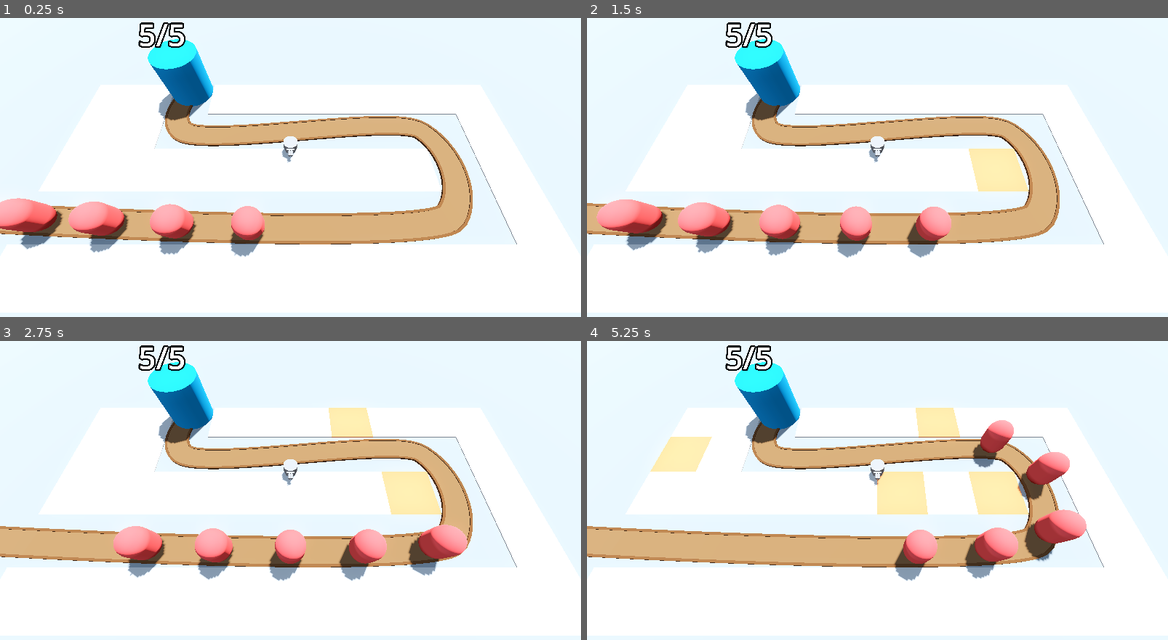
Above: before the commit, frames 1-4 (two rows, left to right).
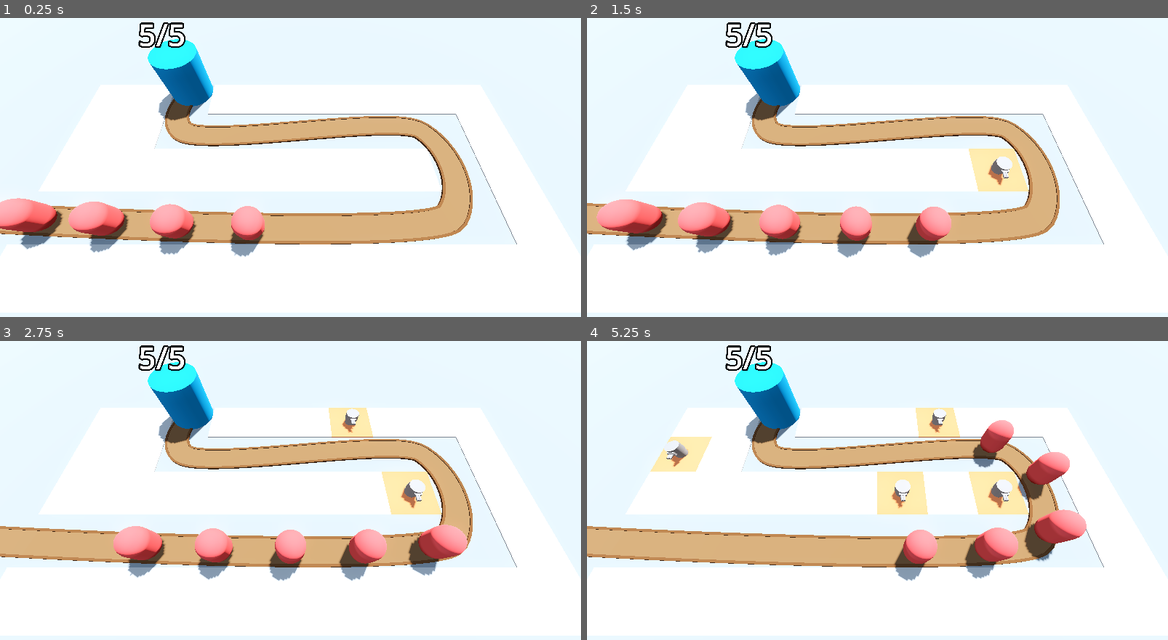
Above: after the commit, the same moments.

Repository: Assasquid/barbarian_blaster
Game: Godot game, scene res://Scenes/base_level.tscn
The game is run twice, just before and just after one commit, with the same random seed, the same clock (stepped at 60 frames per second) and the same inputs.
Inputs (mouse positions are in pixels of both pictures, inside the frame that each line leads up to):
- Up to frame 1 (0.25 s): no input
- Up to frame 2 (1.5 s): move the mouse to (1005, 161) at 0.52 s; press the mouse at (1005, 161) at 0.53 s; move the mouse to (761, 194) at 1.27 s; release the mouse at (761, 194) at 1.28 s; click (761, 194) at 1.35 s
- Up to frame 3 (2.75 s): move the mouse to (348, 427) at 2.02 s; press the mouse at (348, 427) at 2.03 s
- Up to frame 4 (5.25 s): move the mouse to (848, 565) at 2.77 s; release the mouse at (848, 565) at 2.78 s; click (848, 565) at 2.85 s; move the mouse to (1051, 550) at 3.52 s; press the mouse at (1051, 550) at 3.53 s; move the mouse to (703, 451) at 4.27 s; release the mouse at (703, 451) at 4.28 s; click (703, 451) at 4.35 s; move the mouse to (906, 499) at 5.02 s; press the mouse at (906, 499) at 5.03 s

The runs differ from the first frame. In frame 1, 0.1% of the frame differs, in the area x 48-52%, y 39-49%; in frame 2, 0.4%; in frame 3, 0.5%; in frame 4, 0.9%, in the area x 13-74%, y 22-57%.

Commit message:
Instantiate turrets in the right cells.

Diff:
--- a/Scenes/base_level.tscn
+++ b/Scenes/base_level.tscn
@@ -53,8 +53,9 @@
 size = Vector3(110, 2, 110)
 material = SubResource("StandardMaterial3D_hi3xb")
 
-[node name="RayPickerCamera" parent="." node_paths=PackedStringArray("gridmap") instance=ExtResource("1_4ckf2")]
+[node name="RayPickerCamera" parent="." node_paths=PackedStringArray("gridmap", "turret_manager") instance=ExtResource("1_4ckf2")]
 gridmap = NodePath("../GridMap")
+turret_manager = NodePath("../TurretManager")
 
 [node name="GridMap" type="GridMap" parent="."]
 mesh_library = ExtResource("1_qhsvv")
--- a/Scripts/ray_picker_camera.gd
+++ b/Scripts/ray_picker_camera.gd
@@ -2,6 +2,7 @@
 
 @export var clickable_range: float = 100.0
 @export var gridmap: GridMap
+@export var turret_manager: Node3D
 
 @onready var ray_cast_3d: RayCast3D = $RayCast3D
 
@@ -20,5 +21,7 @@
 				var cell = gridmap.local_to_map(collision_point)
 				if gridmap.get_cell_item(cell) == 0:
 					gridmap.set_cell_item(cell, 1)
+					var tile_position = gridmap.map_to_local(cell)
+					turret_manager.build_turret(tile_position)
 	else:
 		Input.set_default_cursor_shape(Input.CURSOR_ARROW)
--- a/Scripts/turret_manager.gd
+++ b/Scripts/turret_manager.gd
@@ -3,6 +3,7 @@
 @export var turret: PackedScene
 
 
-func _ready() -> void:
+func build_turret(turret_position: Vector3) -> void:
 	var new_turret = turret.instantiate()
 	add_child(new_turret)
+	new_turret.global_position = turret_position
